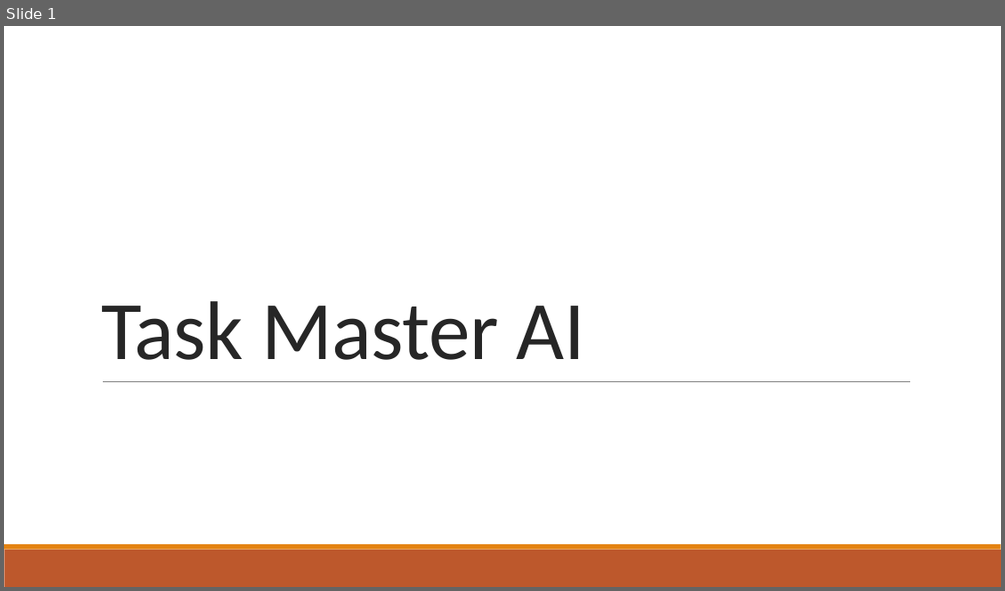
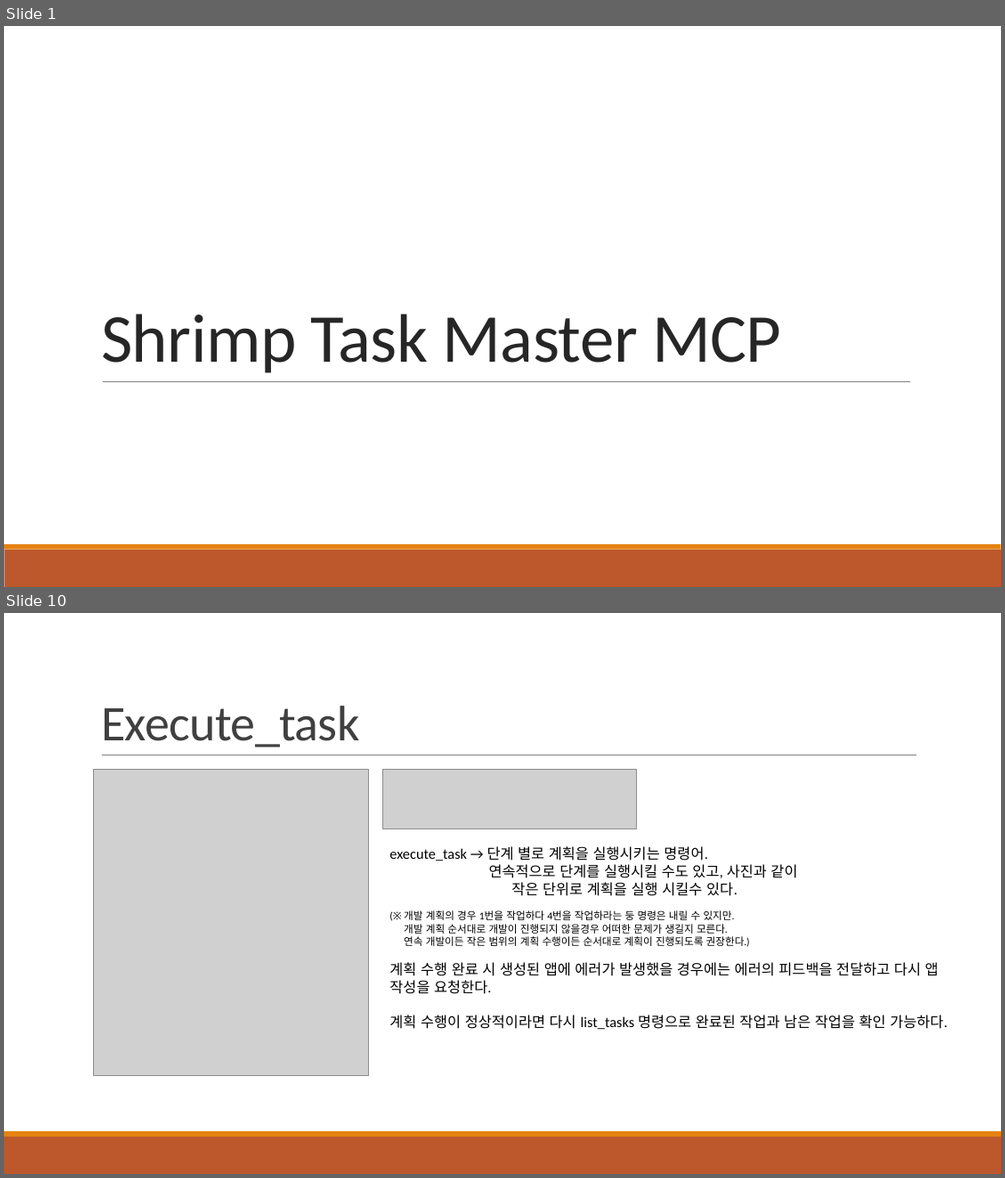
Before and after one commit to khb3025/study-claude-code, a slide deck: PPT정리/28. Shrimp Task Master AI.pptx. Shown one above the other, each under a label of ours: slide 1 before the commit, slides 1 and 10 after it; the slides between them are not shown. The pictures are 1005x591 and 1005x1178 pixels, drawn with LibreOffice and Linux fonts; fonts in the diff are those of the drawing; grey boxes stand for pictures. Boxes give left, top, right and bottom in pixels: in the first picture for what was removed or moved away, otherwise in the second. Text is boxed around its words. In the diff, an @@ line names an element or a change of style, - is before the commit and + after.

Commit message:
shrimp Task Manager PPT 정리

```diff
--- a/PPT정리/28. Shrimp Task Master AI.pptx
+++ b/PPT정리/28. Shrimp Task Master AI.pptx
@@ slide 10 added at (4,613,1001,1174), background #FFFFFF; not listed: 2 template elements that a slide beside it also shows @@
@@ title added at (101,706,359,747), 48 pt, text #404040 @@
+Execute_task
@@ picture added at (94,770,368,1076) @@
@@ line added from (102, 755) to (917, 755), #808080 0.5 pt @@
@@ picture added at (383,770,637,828) @@
@@ text added at (389,846,947,1030), 14 pt, text #000000 @@
+execute_task → 단계 별로 계획을 실행시키는 명령어.
+연속적으로 단계를 실행시킬 수도 있고, 사진과 같이
+작은 단위로 계획을 실행 시킬수 있다.
+(※ 개발 계획의 경우 1번을 작업하다 4번을 작업하라는 둥 명령은 내릴 수 있지만.
+개발 계획 순서대로 개발이 진행되지 않을경우 어떠한 문제가 생길지 모른다.
+연속 개발이든 작은 범위의 계획 수행이든 순서대로 계획이 진행되도록 권장한다.)
+계획 수행 완료 시 생성된 앱에 에러가 발생했을 경우에는 에러의 피드백을 전달하고 다시 앱 작성을 요청한다.
+계획 수행이 정상적이라면 다시 list_tasks 명령으로 완료된 작업과 남은 작업을 확인 가능하다.
@@ slide 1 changed as well @@
@@ title at (101,313,781,373): text changed; size 80 to 66 pt @@
-Task Master AI
+Shrimp Task Master MCP
```
Also in this commit, not shown: 15 other slides added, 3 slides removed, 4 other files.
